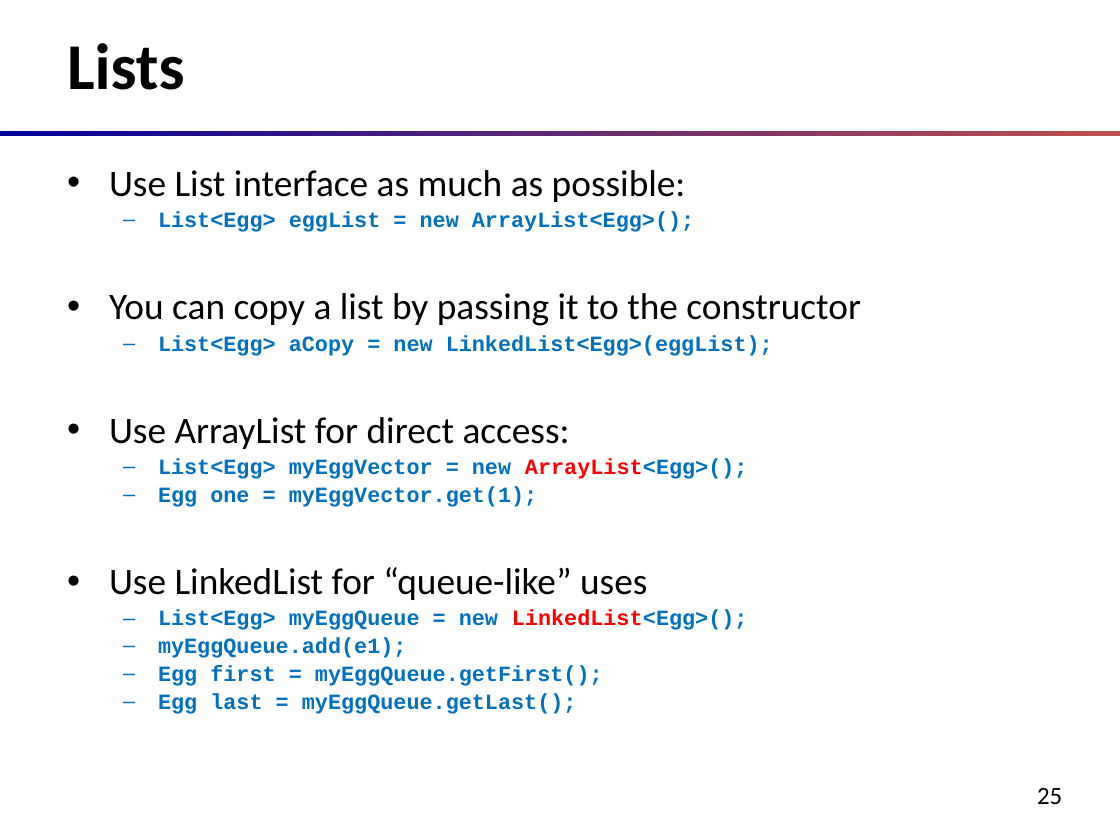
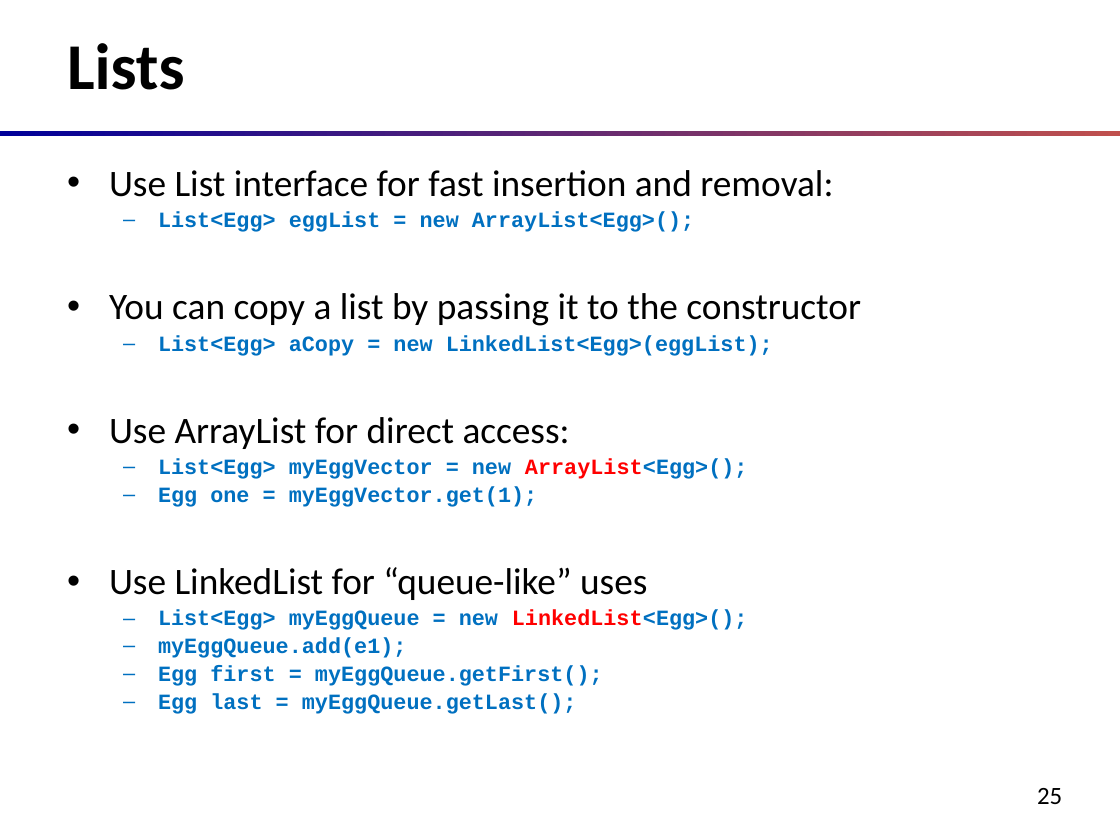
Before and after one commit to oxbot/battleship, a slide deck: slide 25 of slides/c06-Java.API.pptx. Drawn at 1120x840 pixels with LibreOffice and Linux fonts; fonts in the diff are those of the drawing. Boxes give left, top, right and bottom in pixels: in the first picture for what was removed or moved away, otherwise in the second. Text is boxed around its words. In the diff, an @@ line names an element or a change of style, - is before the commit and + after.

```diff
--- a/slides/c06-Java.API.pptx
+++ b/slides/c06-Java.API.pptx
@@ text at [109,170,833,197]: text changed @@
-• Use List interface as much as possible:
+• Use List interface for fast insertion and removal:
```
Also in this commit, not shown: 1 other slide changed, 2 other files.
